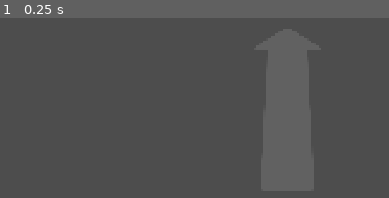
Above: before the commit, frame 1.
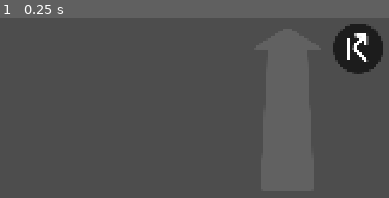
Above: after the commit, the same moment.

Repository: CantanTam/blecaco_phone
Game: Godot game, scene res://scenes/modes/car_mode.tscn
The game is run twice, just before and just after one commit, with the same random seed, the same clock (stepped at 60 frames per second) and the same inputs. This scene is started directly instead of the project's main scene.
Inputs:
- Up to frame 1 (0.25 s): no input
The pictures show only the part of the screen within x 50-100%, y 0-50%; the shares and areas given below are measured in that part.

The runs differ from the first frame. In frame 1, 2.7% of the frame differs, in the area x 85-99%, y 3-32%.

Commit message:
CarCollision：2m 车辆防撞 + CarForwardArea 输入互斥
- 手机端 120px CarCollision 开关，发送 car_collision 字段

- Blender 端按“相机到地面/水平面=1m”标定，2m=2×该距离

- 6 向近距射线 + 前向扫掠，独立 CAR_COLLISION_* 变量

- 前进区按住时按钮不可用；按钮按住时前进区新触点失效

- 实测 D=1.0: 开启停在 gap 1.995，关闭穿墙；双向优先级测试通过

Diff:
--- a/scenes/modes/car_mode.tscn
+++ b/scenes/modes/car_mode.tscn
@@ -134,3 +134,17 @@
 theme_override_styles/normal = SubResource("StyleBoxFlat_qnk50")
 theme_override_styles/pressed = SubResource("StyleBoxFlat_sec1p")
 theme_override_styles/hover = SubResource("StyleBoxFlat_a6nh6")
+
+[node name="CarCollision" type="Button" parent="." unique_id=416949427]
+layout_mode = 1
+anchors_preset = 1
+anchor_left = 1.0
+anchor_right = 1.0
+offset_left = -160.0
+offset_top = 200.0
+offset_right = -40.0
+offset_bottom = 320.0
+grow_horizontal = 0
+theme_override_styles/normal = SubResource("StyleBoxFlat_qnk50")
+theme_override_styles/pressed = SubResource("StyleBoxFlat_sec1p")
+theme_override_styles/hover = SubResource("StyleBoxFlat_a6nh6")
--- a/scripts/modes/car_forward_area.gd
+++ b/scripts/modes/car_forward_area.gd
@@ -186,6 +186,19 @@
 	if not is_visible_in_tree():
 		return
 
+	# CarCollision 按钮优先：按钮区域/按钮按住时，不接收新的前进触点。
+	# 只拦“新按下”，已经在前进区里的手指拖动不受影响。
+	var car_parent := get_parent()
+
+	if car_parent != null and car_parent.has_method("_is_car_forward_input_blocked"):
+		if event is InputEventScreenTouch:
+			if event.pressed and bool(car_parent.call("_is_car_forward_input_blocked", event.position)):
+				return
+		elif event is InputEventMouseButton:
+			if event.button_index == MOUSE_BUTTON_LEFT and event.pressed:
+				if bool(car_parent.call("_is_car_forward_input_blocked", event.position)):
+					return
+
 	# 手机触屏：记录按下与松开。
 	if event is InputEventScreenTouch:
 		if event.pressed:
--- a/scripts/modes/car_mode.gd
+++ b/scripts/modes/car_mode.gd
@@ -94,6 +94,12 @@
 const ICON_NO_GROUND: String = "res://resources/NoCarGround.svg"
 const ICON_HAS_GROUND: String = "res://resources/HasCarGround.svg"
 const SET_GROUND_HOLD_SEC: float = 2.0
+
+# ── CarCollision：车辆防撞开关 ──────────────────────────
+# 按钮 120×120，沿用 WallCollision 的 120px 图标（不共用变量/状态）
+const ICON_CAR_COLLISION_ON: String = "res://resources/WallCollision.svg"
+const ICON_CAR_COLLISION_OFF: String = "res://resources/NoWallCollision.svg"
+var CAR_COLLISION: bool = true
 
 # ── SetGround 拖动切换 ──────────────────────────────────
 ## 长按成功后进入拖动状态，拖满这个距离才切换（防误触 ✓）
@@ -139,6 +145,12 @@
 
 var _icon_no_ground: Texture2D = null
 var _icon_has_ground: Texture2D = null
+
+# CarCollision 的触摸/鼠标占用状态：按住按钮时前进区暂时失效
+var _car_collision_pointer: int = -1
+var _car_collision_mouse: bool = false
+var _icon_car_collision_on: Texture2D = null
+var _icon_car_collision_off: Texture2D = null
 var _set_ground_holding: bool = false
 var _set_ground_hold_time: float = 0.0
 var _link_button: Node = null
@@ -169,6 +181,7 @@
 @onready var zoom_fit_button: Button = $ZoomFit
 @onready var steer_sensitivity_button: Button = $SteerSensitivity
 @onready var set_ground_button: Button = $SetGround
+@onready var car_collision_button: Button = $CarCollision
 @onready var forward_area: Node = (
 	get_node_or_null("CarForwardArea")
 )
@@ -608,6 +621,21 @@
 
 		_sg_rest_position = set_ground_button.global_position
 
+	# CarCollision：加载图标 + 手动 _input 命中（不用 Button.pressed）
+	if ResourceLoader.exists(ICON_CAR_COLLISION_ON):
+		_icon_car_collision_on = load(ICON_CAR_COLLISION_ON)
+
+	if ResourceLoader.exists(ICON_CAR_COLLISION_OFF):
+		_icon_car_collision_off = load(ICON_CAR_COLLISION_OFF)
+
+	if car_collision_button != null:
+		car_collision_button.focus_mode = Control.FOCUS_NONE
+		car_collision_button.expand_icon = true
+		# 交给 car_mode._input 统一判定，避免按钮自己吞掉拖动/重叠事件
+		car_collision_button.mouse_filter = Control.MOUSE_FILTER_IGNORE
+
+	_apply_car_collision_icon()
+
 	_update_set_ground_icon()
 	_update_set_ground_visibility()
 	print("[CarMode][DBG] SetGround 初始化：按钮存在=", set_ground_button != null,
@@ -760,7 +788,8 @@
 		"z": q.z,
 		"w": q.w,
 		"forward": forward_distance,
-		"steer_scale": _steer_sensitivity_scale()
+		"steer_scale": _steer_sensitivity_scale(),
+		"car_collision": CAR_COLLISION
 	}
 
 	connection_node.call(
@@ -854,6 +883,48 @@
 	return zoom_fit_button.get_global_rect().has_point(viewport_position)
 
 
+## 屏幕坐标是否落在 CarCollision 按钮上
+func _is_car_collision_hit(viewport_position: Vector2) -> bool:
+	if car_collision_button == null or not car_collision_button.visible:
+		return false
+
+	return car_collision_button.get_global_rect().has_point(viewport_position)
+
+
+## CarForwardArea 子节点在“新按下”时调用：
+##   按钮区域永远不接收前进触点；按钮按住期间，前进区暂时失效。
+func _is_car_forward_input_blocked(viewport_position: Vector2) -> bool:
+	if _car_collision_pointer != -1 or _car_collision_mouse:
+		return true
+
+	return _is_car_collision_hit(viewport_position)
+
+
+## 按 CAR_COLLISION 状态更新按钮图标
+func _apply_car_collision_icon() -> void:
+	if car_collision_button == null:
+		return
+
+	var tex: Texture2D = (
+		_icon_car_collision_on if CAR_COLLISION
+		else _icon_car_collision_off
+	)
+
+	if tex != null:
+		car_collision_button.icon = tex
+		car_collision_button.text = ""
+	else:
+		car_collision_button.text = "ON" if CAR_COLLISION else "OFF"
+
+
+## 切换车辆防撞；实际 2m 距离由 Blender car_action.py 按地面高度计算
+func _toggle_car_collision() -> void:
+	CAR_COLLISION = not CAR_COLLISION
+	_apply_car_collision_icon()
+
+	print("[CarMode] CAR_COLLISION = ", CAR_COLLISION)
+
+
 ## 触摸/鼠标输入：命中 ZoomFit 就切换（用矩形命中，不用 Button.pressed）
 func _input(event: InputEvent) -> void:
 	# 先维护"前进区域触点"集合（必须最先执行 ✓ 不能被别的分支挡住 ✗）
@@ -861,10 +932,31 @@
 		var t := event as InputEventScreenTouch
 
 		if t.pressed:
-			if _is_in_forward_area(t.position):
+			# CarCollision 优先：按钮区域不参与前进区
+			if _is_car_collision_hit(t.position):
+				# 前进区正在用时，按钮不允许按下；鼠标占用时也不重复触发
+				if (
+					not _is_forward_pressed()
+					and _car_collision_pointer == -1
+					and not _car_collision_mouse
+				):
+					_toggle_car_collision()
+					_car_collision_pointer = t.index
+					get_viewport().set_input_as_handled()
+				return
+
+			# 按钮按住期间（触摸或鼠标），CarForwardArea 暂时失效
+			if (
+				_car_collision_pointer == -1
+				and not _car_collision_mouse
+				and _is_in_forward_area(t.position)
+			):
 				_forward_pointers[t.index] = true
 		else:
 			_forward_pointers.erase(t.index)
+
+			if t.index == _car_collision_pointer:
+				_car_collision_pointer = -1
 
 	if event is InputEventScreenTouch:
 		# SetGround：按下开始计时，抬起结束（手动命中检测，真机可靠 ✓）
@@ -924,6 +1016,22 @@
 		if event.button_index != MOUSE_BUTTON_LEFT:
 			return
 
+		# CarCollision：鼠标按下/抬起（桌面测试用）
+		if event.pressed and _is_car_collision_hit(event.position):
+			if (
+				not _is_forward_pressed()
+				and not _car_collision_mouse
+				and _car_collision_pointer == -1
+			):
+				_toggle_car_collision()
+				_car_collision_mouse = true
+				get_viewport().set_input_as_handled()
+			return
+
+		if not event.pressed and _car_collision_mouse:
+			_car_collision_mouse = false
+			return
+
 		# 鼠标松开：结束 SetGround 长按
 		if not event.pressed:
 			if _set_ground_holding or _sg_dragging:
